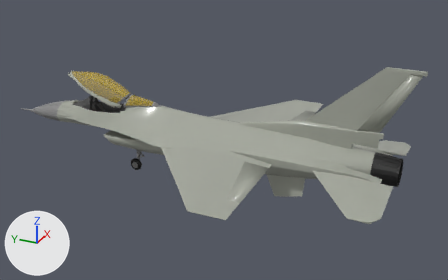
The Blender file Environment/Object Files/F-16/F-16 retoplology.blend, before and after one commit.
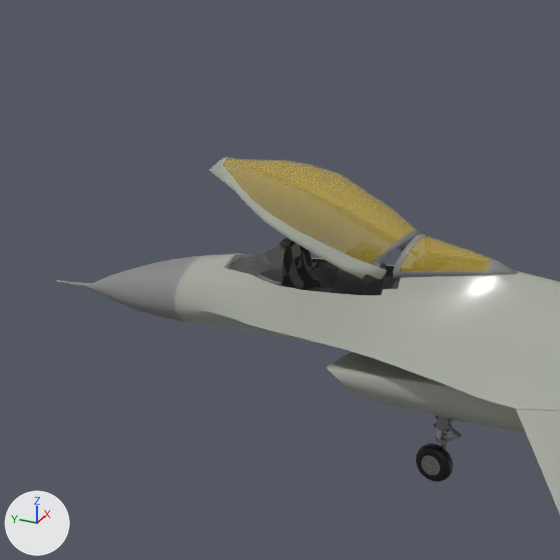
Old and new are each drawn whole from a 50 mm camera at (-88.5, -53.6, 42.1) aimed at (0.8, -13.4, -2.5) and again close up on the part from 1% to 39% of the width and 8% to 69% of the height. Every picture has the same lights, and +X, +Y and +Z are marked at lower left.

Objects in the first close-up: 'Cockpit', 'Cockpit Door', 'Cockpit Rear', 'Cube.009', 'F-16 ', 'Frount Wheel'.
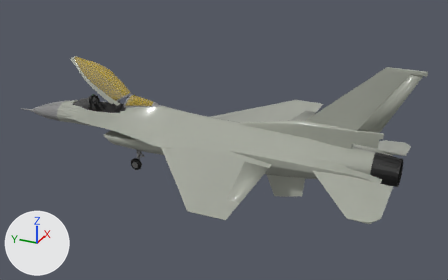
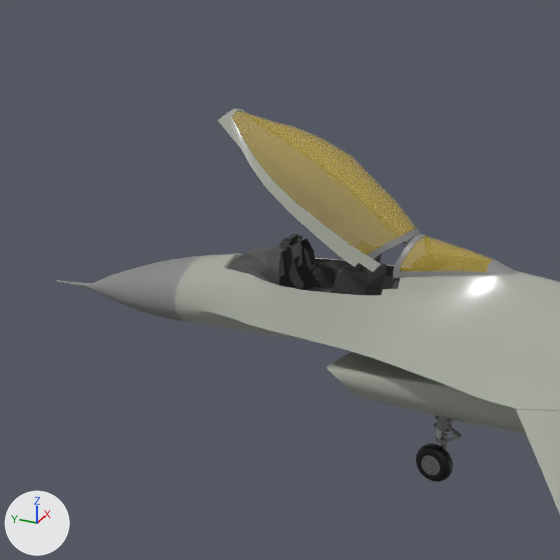
Where the newer file only moved an object's origin or applied its transform, the numbers keep the older frame.

Changed parts and their boxes [x1, y1, x2, y2] in the close-ups (560 x 560 px):
'Cockpit Door', reshaped, turned, modifiers changed: before [209, 157, 421, 280]; after [217, 109, 420, 272]
part 1 of me_cube_014, added: after [217, 120, 409, 246]

Diff of the bpy script that builds the scene:
```diff
--- a/Environment/Object Files/F-16/F-16 retoplology.blend.py
+++ b/Environment/Object Files/F-16/F-16 retoplology.blend.py
@@ me_cube_014 @@
 # used by ob_cockpit_door; location = (0.0, 4.5, 3.39); rotation_euler = (0.454, 0.0, 0.0), in degrees (26, 0, 0)
-me_cube_014.from_pydata(...)  # 154 vertices, 134 faces; spans x -2.47..2.47, y 0.0..12.48, z -3.49..0.29
+me_cube_014.from_pydata(...)  # 308 vertices, 310 faces; spans x -2.47..2.47, y 0.0..12.48, z -3.53..0.29
+# me_cube_014 part 1: 154 vertices added at x -2.43..2.43, y 0.01..12.48, z -3.53..0.24
 me_cube_014.materials.append(mat_body_material)
@@ ob_cockpit_door @@
 ob_cockpit_door.location = (0.0, 4.5, 3.39)
-ob_cockpit_door.rotation_euler = (0.454, 0.0, 0.0)  # degrees (26, 0, 0)
-_m = ob_cockpit_door.modifiers.new('Solidify', 'SOLIDIFY')
-_m.thickness = 0.05
+ob_cockpit_door.rotation_euler = (0.698, 0.0, 0.0)  # degrees (40, 0, 0)
@@ ob_cockpit_rear @@
 ob_cockpit_rear.location = (0.0, 4.5, 3.39)
-_m = ob_cockpit_rear.modifiers.new('Solidify', 'SOLIDIFY')
-_m.thickness = 0.05
```
